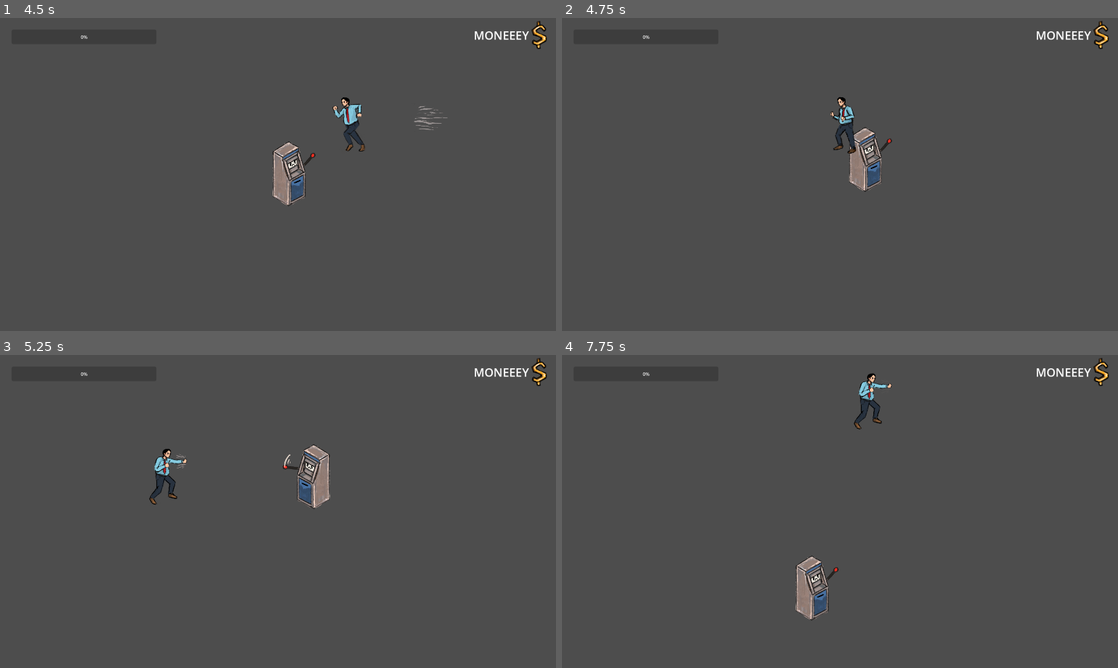
Above: before the commit, frames 1-4 (two rows, left to right).
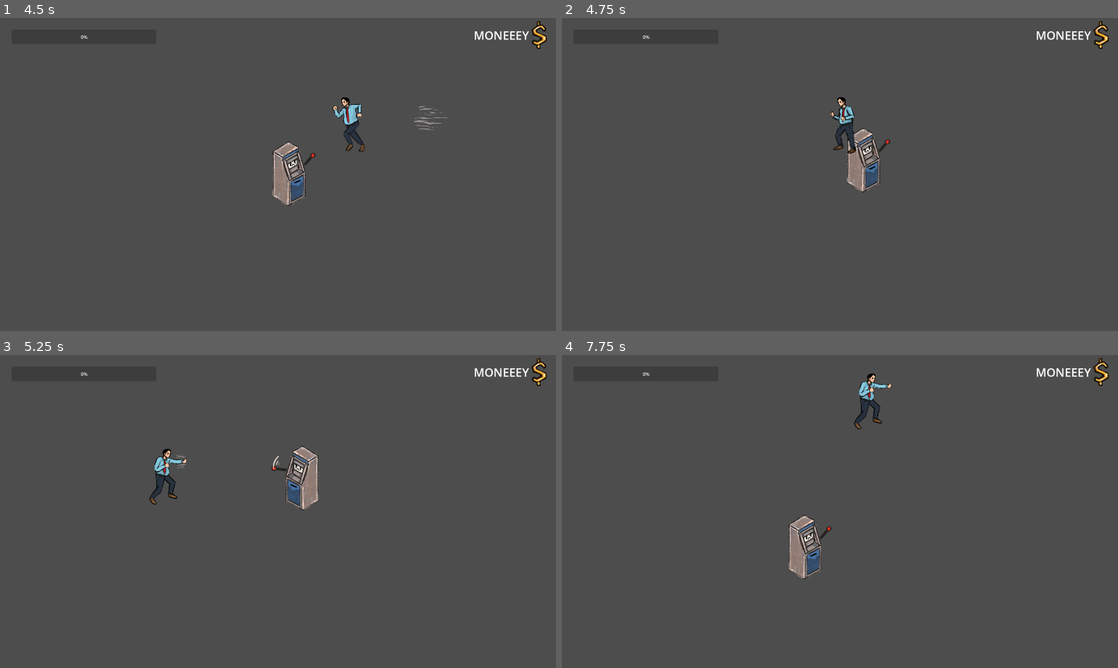
Above: after the commit, the same moments.

Repository: Rionit/GDS-Jam-2025
Game: Godot game, scene res://scenes/SlotMachineEnemy.tscn
Two runs of this game, one before a commit and one after it. Both use one fixed random seed, a clock stepped at 60 frames per second and the inputs below. This scene is started directly instead of the project's main scene. The engine's default icon, where the game draws it, is replaced by a stand-in: a white triangle on a blue panel in a dark square.
Inputs (mouse positions are in pixels of both pictures, inside the frame that each line leads up to):
- Up to frame 1 (4.5 s): move the mouse to (400, 158) at 0.52 s; press the mouse at (400, 158) at 0.53 s; hold D (right) 0.53-1.28 s; move the mouse to (166, 190) at 1.27 s; release the mouse at (166, 190) at 1.28 s; hold S (down) 1.28-2.03 s; click (166, 190) at 1.35 s; move the mouse to (333, 105) at 2.02 s; hold D (right) 2.03-2.78 s; hold Shift (dash) 2.03-2.78 s; click (333, 105) at 2.3 s; move the mouse to (250, 237) at 2.77 s; hold W (up) 2.78-3.53 s; click (250, 237) at 2.85 s; move the mouse to (444, 221) at 3.52 s; press the mouse at (444, 221) at 3.53 s; hold A (left) from 3.53 s (still down); move the mouse to (111, 127) at 4.27 s; release the mouse at (111, 127) at 4.28 s; tap Shift (dash) at 4.35 s
- Up to frame 2 (4.75 s): keep holding A (left); click (673, 127) at 4.55 s
- Up to frame 3 (5.25 s): move the mouse to (305, 511) at 5.02 s; release A (left) at 5.03 s; press the mouse at (305, 511) at 5.03 s; hold S (down) from 5.03 s (still down)
- Up to frame 4 (7.75 s): move the mouse to (756, 433) at 5.77 s; release S (down) at 5.78 s; release the mouse at (756, 433) at 5.78 s; hold D (right) 5.78-6.53 s; click (756, 433) at 5.85 s; move the mouse to (962, 495) at 6.52 s; hold W (up) 6.53-7.28 s; hold Shift (dash) 6.53-7.28 s; click (962, 495) at 6.8 s; move the mouse to (728, 527) at 7.27 s; hold D (right) from 7.28 s (still down); click (728, 527) at 7.35 s

Frame 1 is identical in both runs. In frame 2, 0.5% of the frame differs, in the area x 51-60%, y 34-56%; in frame 3, 1.3%; in frame 4, 1.6%, in the area x 40-50%, y 51-85%.

Commit message:
Slotmachine hitbox collider fixed and orbs

Diff:
--- a/scenes/SlotMachineEnemy.tscn
+++ b/scenes/SlotMachineEnemy.tscn
@@ -8,7 +8,7 @@
 [ext_resource type="Texture2D" uid="uid://cf8tg0on1lbsb" path="res://sprites/player/animations/fight/fists/fist_VFX.png" id="6_mx6fh"]
 
 [sub_resource type="RectangleShape2D" id="RectangleShape2D_ear84"]
-size = Vector2(30.8507, 98.71106)
+size = Vector2(103.658356, 183.04672)
 
 [sub_resource type="CircleShape2D" id="CircleShape2D_4qv2l"]
 radius = 34.418724
@@ -366,7 +366,7 @@
 collision_mask = 0
 
 [node name="CollisionShape2D2" type="CollisionShape2D" parent="MotherFlipper/HandleHitbox"]
-position = Vector2(88.99999, -40.500004)
+position = Vector2(100, -26.499994)
 scale = Vector2(1.6207087, 1.0434494)
 shape = SubResource("RectangleShape2D_ear84")
 
--- a/scripts/SlotMachineEnemy.gd
+++ b/scripts/SlotMachineEnemy.gd
@@ -20,6 +20,8 @@
 
 var health : int = 30
 
+var is_orb_clockwise := false
+
 func _ready() -> void:
 	super()
 	on_death.connect(Player.get_money)
@@ -36,14 +38,30 @@
 
 			# stop when close
 			if dist_to_player <= stop_distance:
+				# start attack
 				if !is_attacking:
 					is_attacking = true
 					if attack_timer.time_left == 0:
 						attack_timer.wait_time = max_cooldown
 						attack_timer.timeout.connect(attack)
 						attack_timer.start()
-				var vectorFromPlayer = (global_position - Player.global_position).normalized()
-				steering = vectorFromPlayer * velocity.length()
+
+				# orbit around player
+				var offset = global_position - Player.global_position
+
+				var tangent = Vector2(-offset.y, offset.x).normalized()
+
+				# randomly switch orb direction
+				if randf() < 0.01:
+					is_orb_clockwise = !is_orb_clockwise
+
+				if is_orb_clockwise:
+					tangent *= -1
+
+				var orbit_speed = max_speed * 0.7
+				var desired_vel = tangent * orbit_speed
+
+				steering = (desired_vel - velocity).normalized() * max_accel
 
 			#velocity += steering * delta
 		#
@@ -85,6 +103,7 @@
 	return seek(predicted_pos)
 
 func attack():
+	# TODO: AUDIO
 	animation_player.speed_scale = max(1 / max_cooldown, 1.0)
 	animation_player.play("attack")
 	await animation_player.animation_finished
@@ -92,6 +111,7 @@
 	is_attacking = false
 
 func take_damage(damage : int, hitterPosition : Vector2):
+	# TODO: AUDIO
 	health -= damage
 	if health <= 0:
 		on_death.emit((self as Hittable))
@@ -102,6 +122,8 @@
 		gain_invulnerability()
 
 func die():
+	# TODO: AUDIO
+
 	isDying = true
 	print("DYING!")
 
